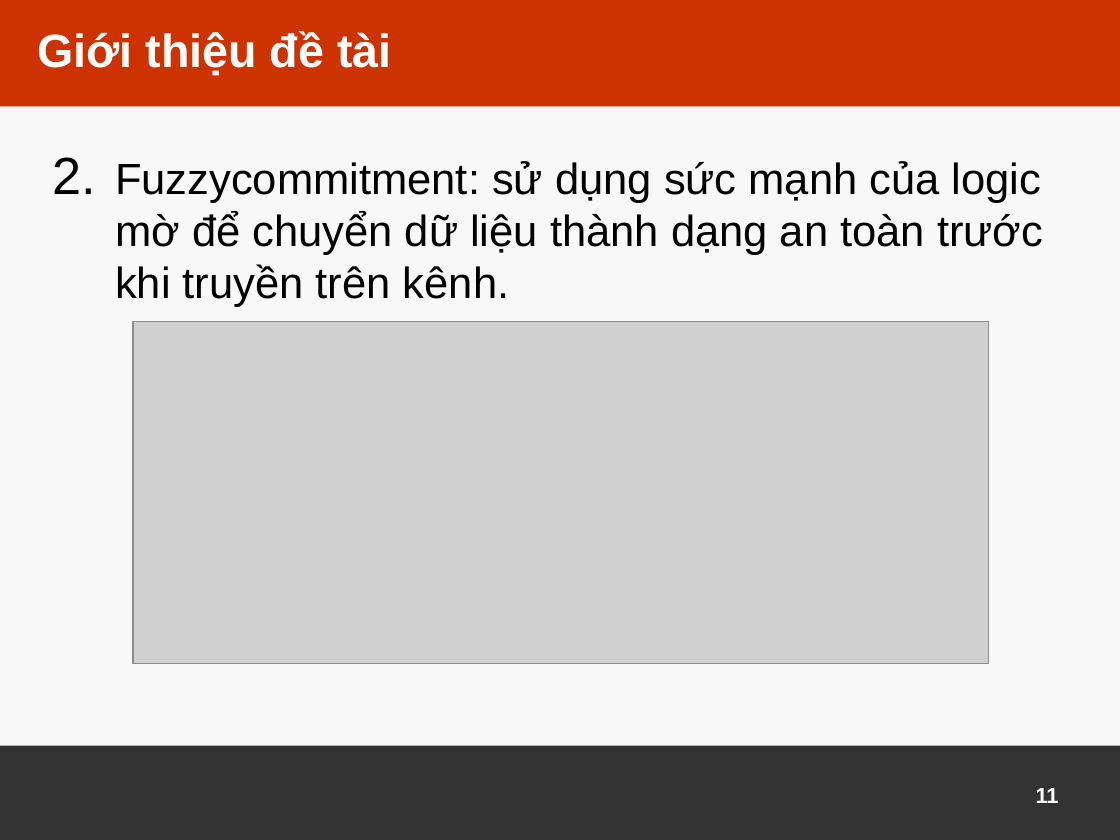
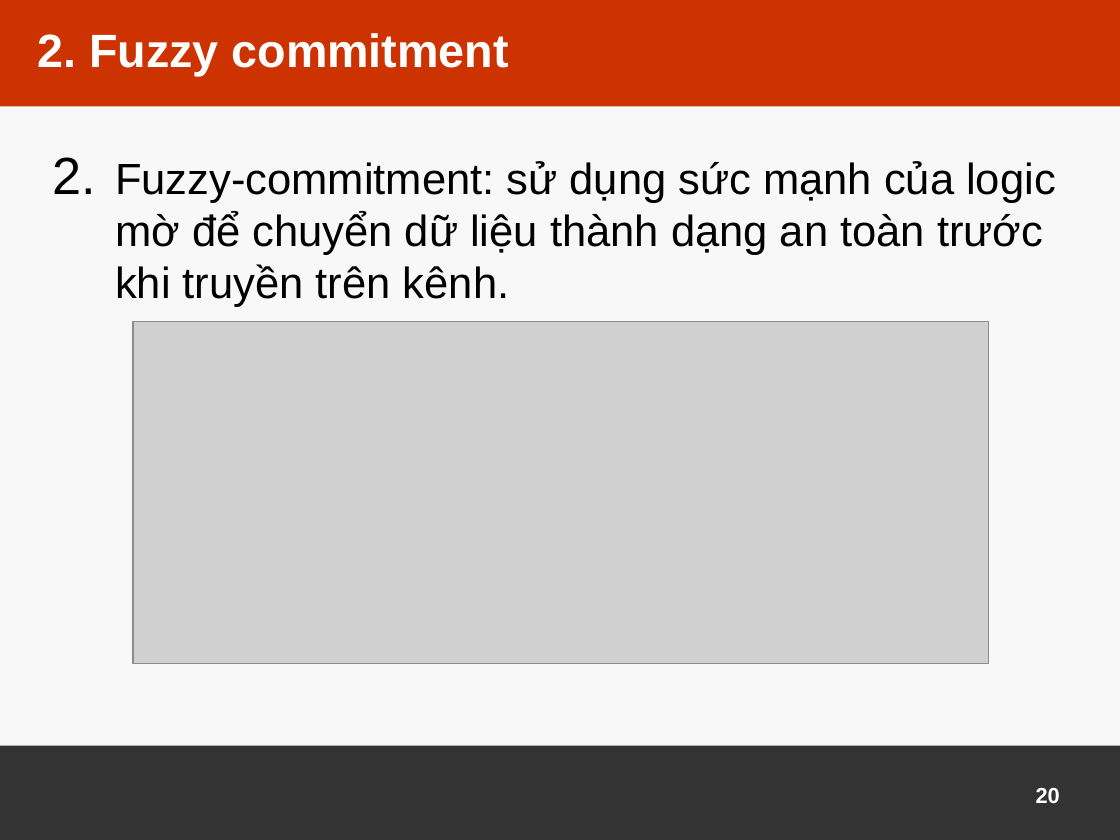
Before and after one commit to xnguyena2/test, a slide deck: slide 20 of Slide.pptx (slide 11 before the commit). Drawn at 1120x840 pixels with LibreOffice and Linux fonts; fonts in the diff are those of the drawing; grey boxes stand for pictures; background and template pictures are left out. Boxes give left, top, right and bottom in pixels: in the first picture for what was removed or moved away, otherwise in the second. Text is boxed around its words. In the diff, an @@ line names an element or a change of style, - is before the commit and + after.

```diff
--- a/Slide.pptx
+++ b/Slide.pptx
@@ title at (x1=37, y1=33, x2=509, y2=76): text changed @@
-Giới thiệu đề tài
+2. Fuzzy commitment
@@ text at (x1=115, y1=161, x2=1056, y2=307): text changed @@
-2. Fuzzycommitment: sử dụng sức mạnh của logic mờ để chuyển dữ liệu thành dạng an toàn trước khi truyền trên kênh.
+2. Fuzzy-commitment: sử dụng sức mạnh của logic mờ để chuyển dữ liệu thành dạng an toàn trước khi truyền trên kênh.
@@ page number at (x1=1036, y1=788, x2=1060, y2=803): text changed @@
-11
+20
```
Also in this commit, not shown: 15 other slides changed, 9 slides added, 1 slide removed, 1 other file.
